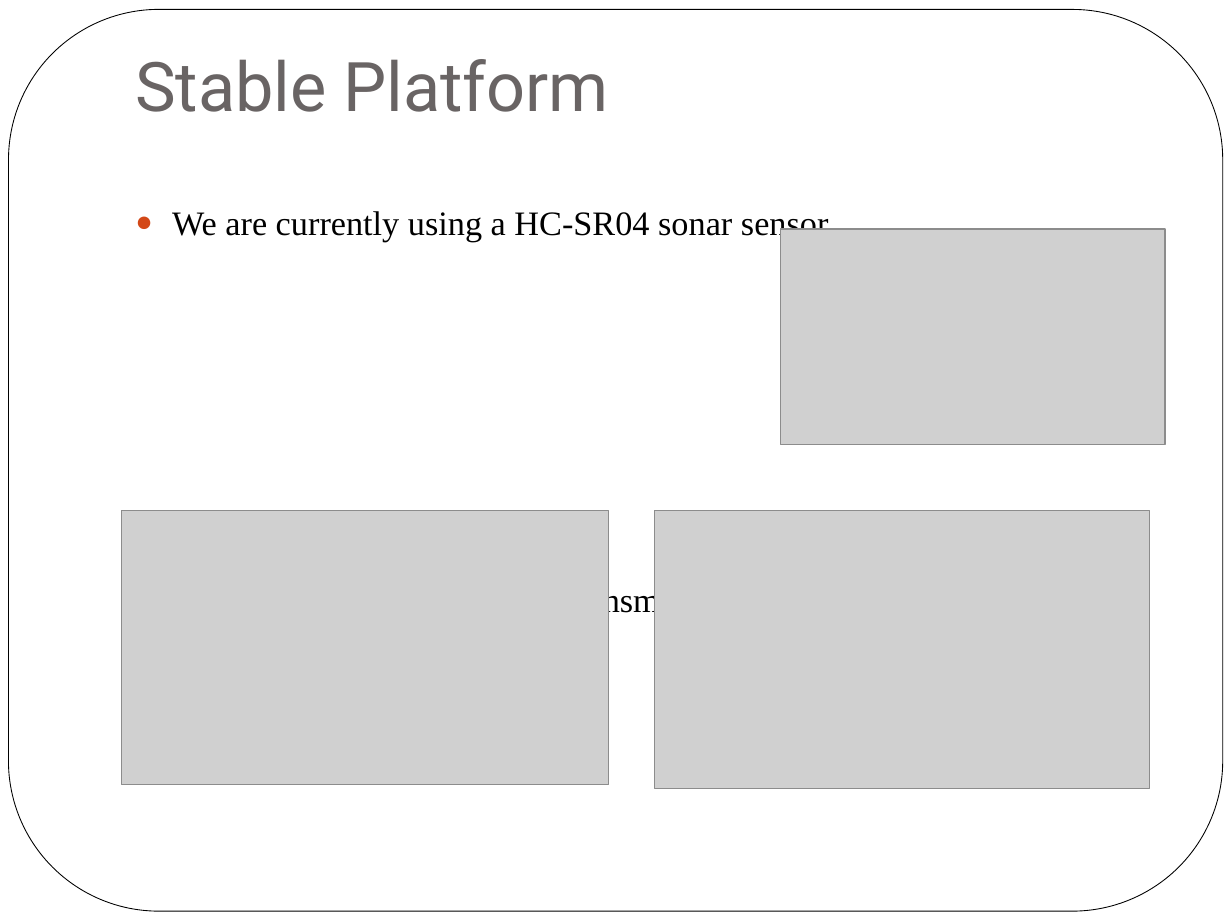
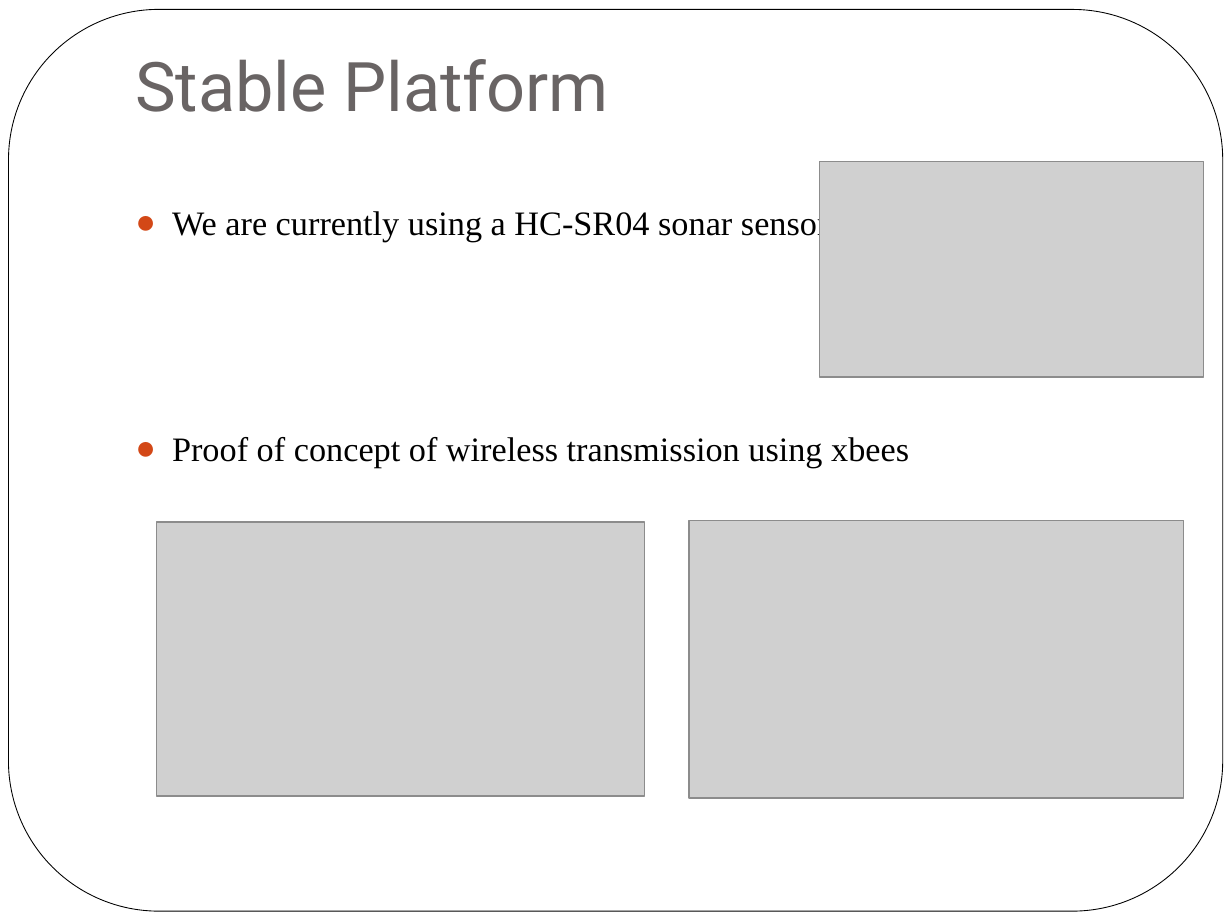
Before and after one commit to unverferthz/Project-2015, a slide deck: slide 9 of CZ Technical Defence (1)Update.ppt. Drawn at 1232x924 pixels with LibreOffice and Linux fonts; fonts in the diff are those of the drawing; grey boxes stand for pictures. Boxes give left, top, right and bottom in pixels: in the first picture for what was removed or moved away, otherwise in the second. Text is boxed around its words. In the diff, an @@ line names an element or a change of style, - is before the commit and + after.

```diff
--- a/CZ Technical Defence (1)Update.ppt
+++ b/CZ Technical Defence (1)Update.ppt
@@ picture moved from (x1=781, y1=229, x2=1165, y2=445) to (x1=819, y1=161, x2=1204, y2=377) @@
@@ text "We are currently using a ..." rewrapped from (x1=172, y1=211, x2=829, y2=619) to (x1=172, y1=208, x2=909, y2=468) @@
@@ picture moved from (x1=121, y1=510, x2=609, y2=784) to (x1=156, y1=522, x2=644, y2=796) @@
@@ picture moved from (x1=654, y1=510, x2=1149, y2=788) to (x1=689, y1=520, x2=1184, y2=798) @@
```
Also in this commit, not shown: 4 other slides changed, 1 other file.
